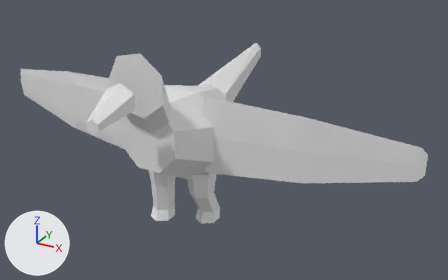
Two versions of the OBJ model data/animals/tie_sangue/walk/4.obj, one commit apart.
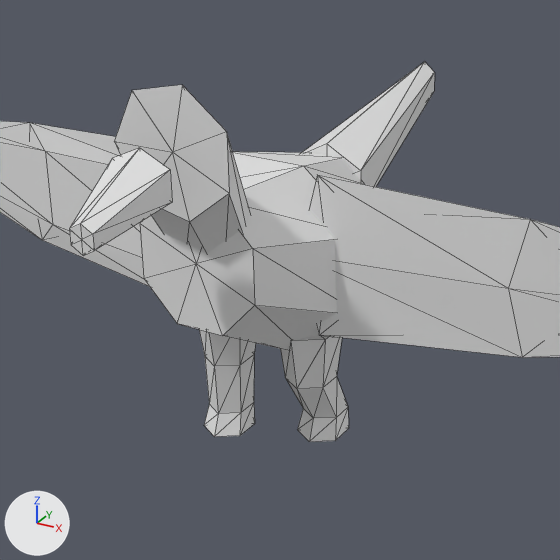
Each version appears first whole from a 50 mm camera at (0.568, -0.87, 0.621) aimed at (0.058, 0.058, 0.158), and next in a close-up on the part from 12% to 72% of the width and 5% to 100% of the height. The lights are fixed; the arrows at lower left show +X, +Y and +Z. The older version's two pictures come first. The close-ups show mesh edges as thin lines. Where no turn or scale is listed for an object, it has been applied to the vertices.

Names of what the first close-up shows: 'tie_sangue_walk_4'.
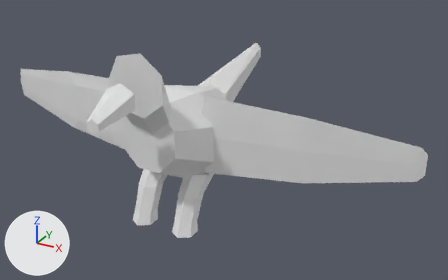
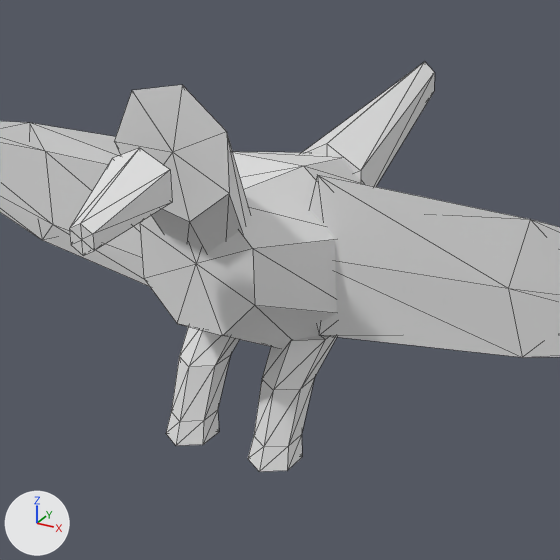
The newer file is also turned or shifted as a whole; pictures and numbers use the older file's frame.

Where the change shows, as pixel boxes (x1, y1, x2, y2) in the close-ups (560 x 560 px; the box of a moved part takes in the faces that stretch with it):
'tie_sangue_walk_4', reshaped
    before: (0, 61, 560, 442)
    after: (0, 61, 560, 472)
part 1 of me_tie_sangue_walk_4, moved or reshaped
    before: (297, 408, 349, 442)
    after: (248, 434, 302, 472)
part 2 of me_tie_sangue_walk_4, moved or reshaped
    before: (204, 403, 255, 437)
    after: (166, 410, 219, 446)
part 3 of me_tie_sangue_walk_4, moved or reshaped
    before: (199, 330, 348, 418)
    after: (171, 327, 337, 447)

The change, as a diff of the scene's bpy script:
```diff
--- a/data/animals/tie_sangue/walk/4.obj.py
+++ b/data/animals/tie_sangue/walk/4.obj.py
@@ me_tie_sangue_walk_4 @@
 # used by ob_tie_sangue_walk_4; location = (0.0, 0.0, 0.0)
-me_tie_sangue_walk_4.from_pydata(...)  # 156 vertices, 280 faces; spans x -0.428..0.426, y -0.232..0.306, z 0.0..0.362
+me_tie_sangue_walk_4.from_pydata(...)  # 156 vertices, 280 faces; spans x -0.428..0.426, y -0.232..0.306, z 0.021..0.362
+# me_tie_sangue_walk_4 part 1: all 13 vertices in x 0.023..0.063, y -0.005..0.047, z 0.007..0.027 are moved by (0.0, -0.082, 0.014)
+# me_tie_sangue_walk_4 part 2: all 13 vertices in x -0.063..-0.023, y -0.03..0.022, z 0.0..0.02 are moved by (0.0, -0.057, 0.021)
+# me_tie_sangue_walk_4 part 3: all 12 vertices in x -0.062..0.062, y -0.024..0.024, z 0.07 are moved by (0.0, -0.038, 0.017)
```
